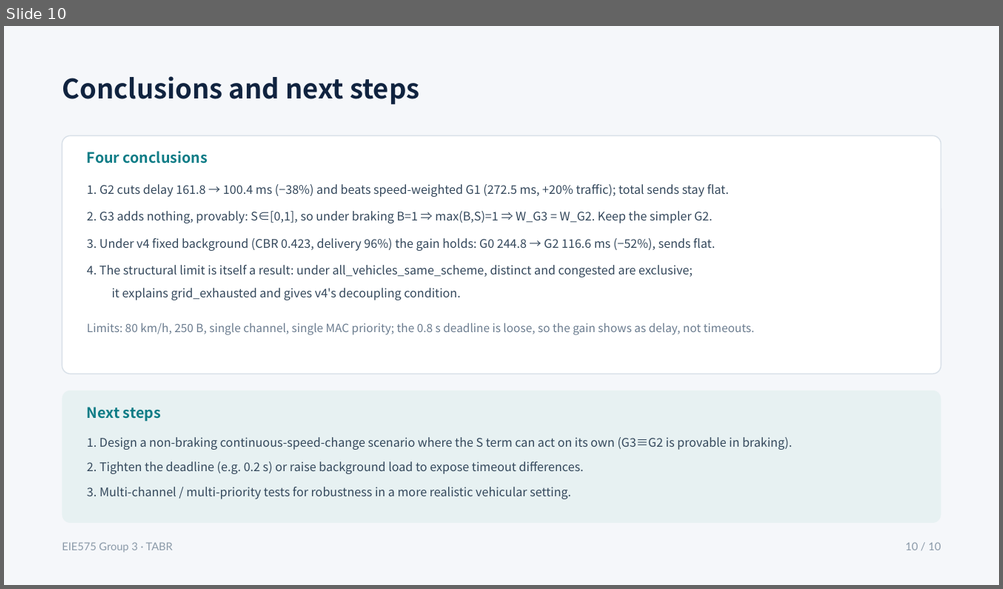
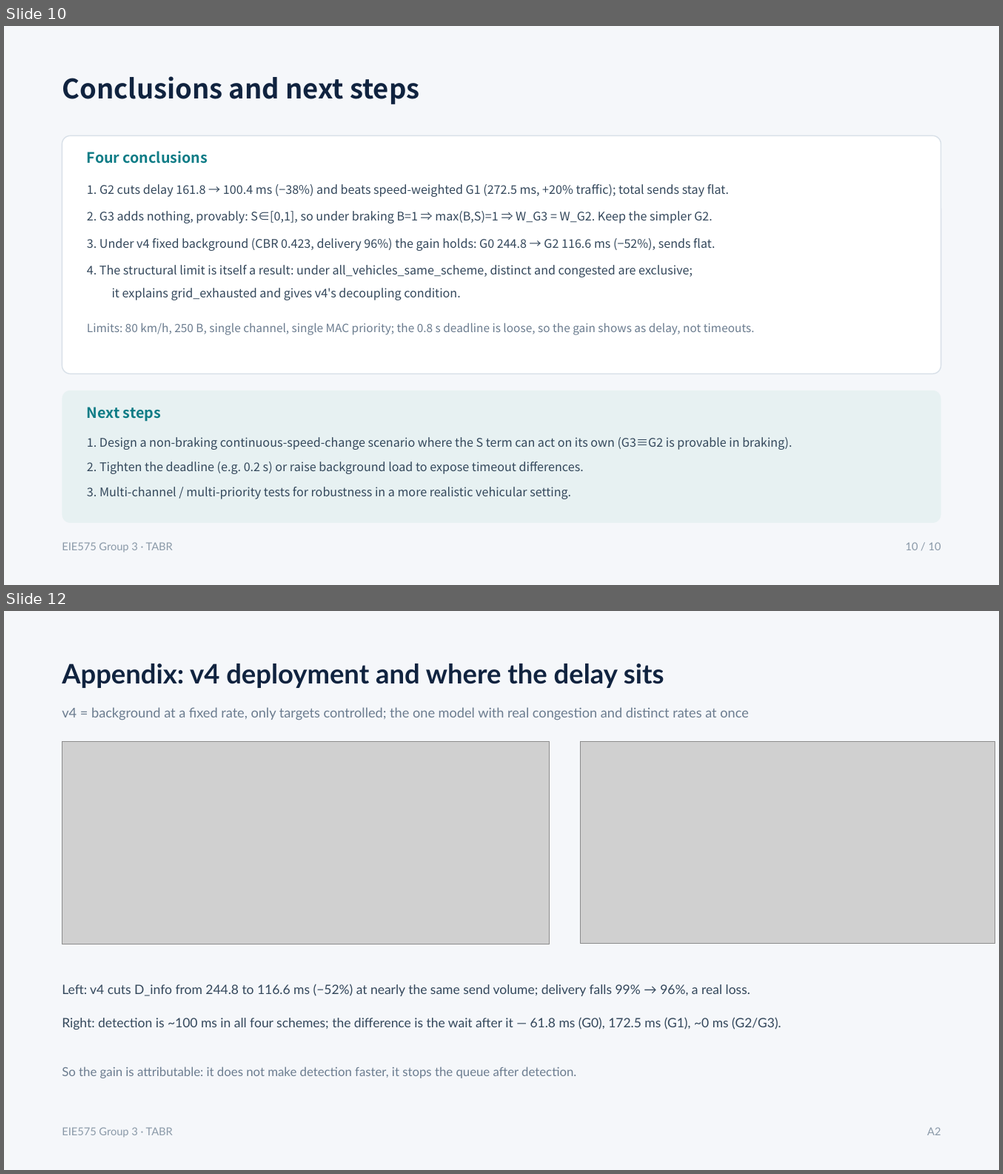
Before and after one commit to han088693-debug/EIE575-Project, a slide deck: TABR_project/docs/deck/en/EIE575_TABR_deck_EN.pptx. Shown one above the other, each under a label of ours: slide 10 before the commit, slides 10 and 12 after it; the slides between them are not shown. The pictures are 1003x589 and 1003x1174 pixels, drawn with LibreOffice and Linux fonts; fonts in the diff are those of the drawing; grey boxes stand for pictures. Boxes give left, top, right and bottom in pixels: in the first picture for what was removed or moved away, otherwise in the second. Text is boxed around its words. In the diff, an @@ line names an element or a change of style, - is before the commit and + after.

Commit message:
Add two appendix slides to both deck editions

```diff
--- a/TABR_project/docs/deck/en/EIE575_TABR_deck_EN.pptx
+++ b/TABR_project/docs/deck/en/EIE575_TABR_deck_EN.pptx
@@ slide 12 added at (x1=4, y1=611, x2=999, y2=1170), background #FFFFFF @@
@@ rectangle added at (x1=4, y1=611, x2=999, y2=1170), fill #F5F7FA @@
@@ text added at (x1=62, y1=664, x2=664, y2=688), 26 pt, text #10233F, bold @@
+Appendix: v4 deployment and where the delay sits
@@ text added at (x1=62, y1=707, x2=748, y2=721), 13 pt, text #6B7C8F @@
+v4 = background at a fixed rate, only targets controlled; the one model with real congestion and distinct rates at once
@@ picture added at (x1=62, y1=741, x2=549, y2=945) @@
@@ picture added at (x1=580, y1=741, x2=995, y2=944) @@
@@ text added at (x1=62, y1=984, x2=750, y2=997), 12.5 pt, text #33475B @@
+Left: v4 cuts D_info from 244.8 to 116.6 ms (−52%) at nearly the same send volume; delivery falls 99% → 96%, a real loss.
@@ text added at (x1=62, y1=1017, x2=781, y2=1030), 12.5 pt, text #33475B @@
+Right: detection is ~100 ms in all four schemes; the difference is the wait after it — 61.8 ms (G0), 172.5 ms (G1), ~0 ms (G2/G3).
@@ text added at (x1=62, y1=1067, x2=576, y2=1079), 12 pt, text #6B7C8F @@
+So the gain is attributable: it does not make detection faster, it stops the queue after detection.
@@ text added at (x1=62, y1=1128, x2=173, y2=1137), 10.5 pt, text #8A99A8 @@
+EIE575 Group 3 · TABR
@@ text added at (x1=927, y1=1128, x2=940, y2=1136), 10.5 pt, text #8A99A8 @@
+A2
```
Also in this commit, not shown: 1 other slide added, 9 other files.
